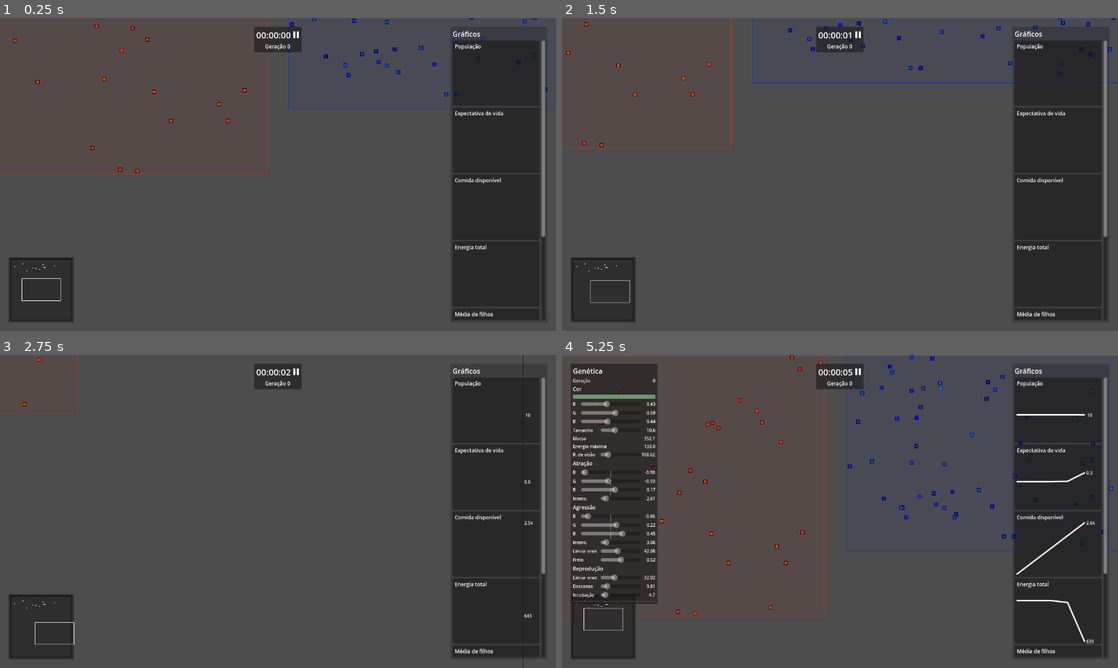
Above: before the commit, frames 1-4 (two rows, left to right).
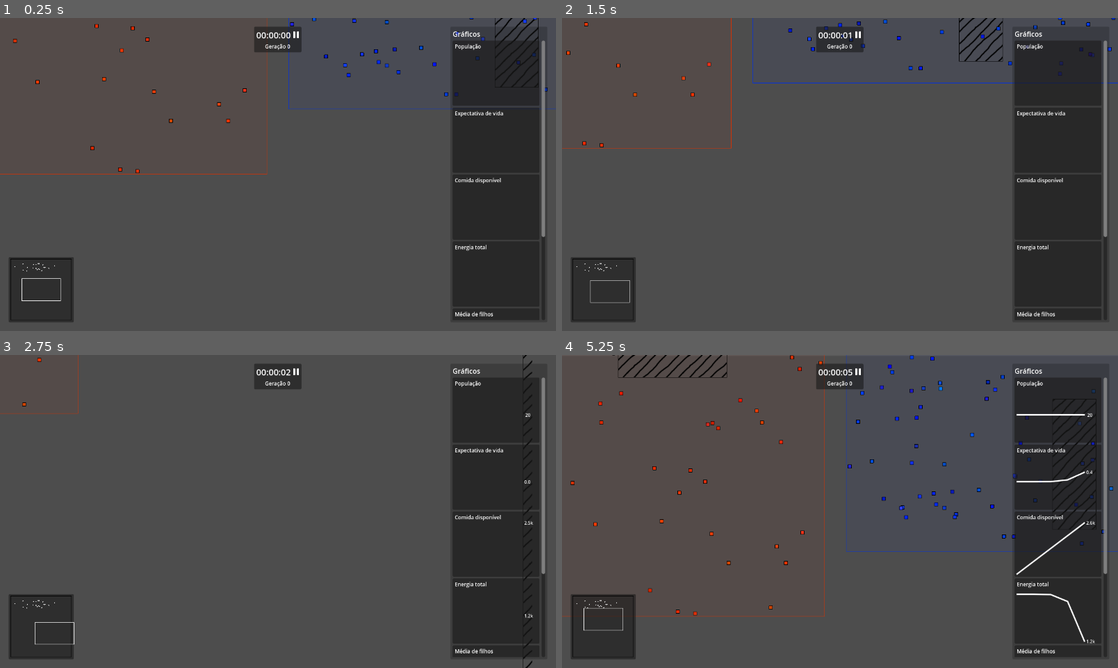
Above: after the commit, the same moments.

Repository: rodrigo-borges/attract-repel
Game: Godot game, scene res://world/world.tscn
Same seed, same stepped clock (60 frames per second), same inputs: the game is played once before the commit and once after it. The project has no main scene, so this scene is started directly.
Inputs (mouse positions are in pixels of both pictures, inside the frame that each line leads up to):
- Up to frame 1 (0.25 s): no input
- Up to frame 2 (1.5 s): tap Enter at 0.5 s; move the mouse to (962, 158) at 0.52 s; hold D (right) 0.53-1.28 s; hold F (follow) 0.53-1.28 s; move the mouse to (728, 190) at 1.27 s; hold S (down) from 1.28 s (still down); click (728, 190) at 1.35 s
- Up to frame 3 (2.75 s): move the mouse to (333, 442) at 2.02 s; release S (down) at 2.03 s; hold D (right) from 2.03 s (still down); hold Middle mouse button (middle_click) from 2.03 s (still down)
- Up to frame 4 (5.25 s): move the mouse to (812, 574) at 2.77 s; release D (right) at 2.78 s; release Middle mouse button (middle_click) at 2.78 s; hold W (up) 2.78-3.53 s; tap Mouse wheel up (zoom_in) at 2.85 s; move the mouse to (1006, 558) at 3.52 s; hold Mouse wheel down (zoom_out) 3.53-4.28 s; hold A (left) 3.53-5.03 s; move the mouse to (673, 464) at 4.27 s; tap F (follow) at 4.35 s; move the mouse to (623, 376) at 5.02 s; press the mouse at (623, 376) at 5.03 s; hold S (down) from 5.03 s (still down)

The runs differ from the first frame. In frame 1, 0.1% of the frame differs, in the area x 4-97%, y 0-81%; in frame 2, 0.3%; in frame 3, less than 0.1%; in frame 4, 12%, in the area x 1-97%, y 0-93%.

Commit message:
Adiciona obstáculos e os aplica às bordas do mundo

Diff:
--- a/colored_ray/colored_ray.tscn
+++ b/colored_ray/colored_ray.tscn
@@ -27,7 +27,7 @@
 }
 
 [node name="ColoredRay" type="RayCast2D"]
-target_position = Vector2(1000, 0)
+target_position = Vector2(0, 0)
 script = ExtResource("1_1d2ks")
 width = 16.0
 metadata/_custom_type_script = "uid://cj11d28ipdcbw"
--- a/creature/creature_vessel.gd
+++ b/creature/creature_vessel.gd
@@ -16,7 +16,7 @@
 static var FORCE_LINE_CAP:float = 50.
 
 static var coll_layer:int = 0b0001
-static var coll_mask:int = 0b0010
+static var coll_mask:int = 0b0110
 static var sense_mask:int = 0b0011
 
 var data:CreatureData
@@ -144,14 +144,6 @@
 	brake_force = -velocity * delta * brake * mass
 	total_force = attraction_force + brake_force
 	velocity += total_force / data.mass
-	if global_position.x - size_radius < 0.: #World.area.position.x:
-		velocity.x = abs(velocity.x)
-	elif global_position.x + size_radius > 2000.: #World.area.end.x:
-		velocity.x = -abs(velocity.x)
-	if global_position.y - size_radius < 0: #World.area.position.y:
-		velocity.y = abs(velocity.y)
-	elif global_position.y +size_radius > 2000.: #World.area.end.y:
-		velocity.y = -abs(velocity.y)
 
 	var aggr_target:CreatureVessel = null
 	var max_aggr:float = 0.
@@ -182,7 +174,7 @@
 			energy = minf(data.max_energy, energy)
 			food.consume()
 		else:
-			print("colliding with %s" % collision.get_collider())
+			velocity = velocity.bounce(collision.get_normal())
 
 func _draw() -> void:
 	if draw_sense_radius:
@@ -191,7 +183,7 @@
 	draw_circle(Vector2.ZERO, self.size_radius, Color.BLACK, false)
 
 func enter_incubation() -> void:
-	self.set_collision_layer(0b0100)
+	self.set_collision_layer(0b1000)
 	self.set_collision_mask(0b0000)
 	sense_area.set_collision_mask(0b0000)
 	blink_tween = create_tween().set_loops()
--- /dev/null
+++ b/obstacle/obstacle.gd
@@ -0,0 +1,31 @@
+extends StaticBody2D
+class_name Obstacle
+
+const scene_path:String = "res://obstacle/obstacle.tscn"
+
+@export var data:ObstacleData:
+    set(value): data = value; update()
+@onready var shape:CollisionShape2D = find_child("Shape")
+
+
+func _ready() -> void:
+    shape.set_shape(RectangleShape2D.new())
+    update()
+
+func _draw() -> void:
+    if data != null:
+        var rect:Rect2 = Rect2(data.area)
+        rect.position = -data.area.size/2.
+        draw_rect(rect, Color.BLACK, false)
+        draw_texture_rect(data.texture, rect, true, Color.BLACK)
+
+func update() -> void:
+    if data != null and shape != null:
+        shape.shape.set_size(data.area.size)
+        set_position(data.area.position + data.area.size/2.)
+        queue_redraw()
+
+static func create(_data:ObstacleData) -> Obstacle:
+    var obstacle:Obstacle = load(scene_path).instantiate()
+    obstacle.data = _data
+    return obstacle
--- /dev/null
+++ b/obstacle/obstacle.tscn
@@ -0,0 +1,11 @@
+[gd_scene load_steps=2 format=3 uid="uid://c8whfelcf5ii3"]
+
+[ext_resource type="Script" uid="uid://dgpbyghvnvxc2" path="res://obstacle/obstacle.gd" id="1_utmkd"]
+
+[node name="Obstacle" type="StaticBody2D"]
+collision_layer = 4
+collision_mask = 0
+script = ExtResource("1_utmkd")
+metadata/_custom_type_script = "uid://dgpbyghvnvxc2"
+
+[node name="Shape" type="CollisionShape2D" parent="."]
--- /dev/null
+++ b/obstacle/obstacle_data.gd
@@ -0,0 +1,12 @@
+extends Resource
+class_name ObstacleData
+
+@export var area:Rect2
+@export var texture:Texture2D
+
+
+static func create(_area:Rect2, _texture:Texture2D) -> ObstacleData:
+    var obstacle = ObstacleData.new()
+    obstacle.area = _area
+    obstacle.texture = _texture
+    return obstacle
--- a/project.godot
+++ b/project.godot
@@ -85,3 +85,9 @@
 "events": [Object(InputEventKey,"resource_local_to_scene":false,"resource_name":"","device":-1,"window_id":0,"alt_press …(192 unchanged characters)…
 ]
 }
+
+[layer_names]
+
+2d_physics/layer_1="creature"
+2d_physics/layer_2="food"
+2d_physics/layer_3="wall"
--- a/world/world.gd
+++ b/world/world.gd
@@ -6,7 +6,9 @@
 var foods:Array[Food]
 var creature_spawners:Array[CreatureSpawner]
 var food_spawners:Array[FoodSpawner]
-
+var obstacles:Array[Obstacle]
+
+@onready var boundaries:StaticBody2D = find_child("Boundaries")
 @onready var camera:WorldCamera = $WorldCamera
 @onready var mini_map:MiniMap = find_child("MiniMap")
 
@@ -57,6 +59,16 @@
 		food_spawners.append(spawner)
 	call_deferred("spawn_initial_food")
 
+	for obs in data.obstacles:
+		var obstacle = Obstacle.create(obs)
+		add_child(obstacle)
+		obstacles.append(obstacle)
+
+	create_world_boundary(Vector2.DOWN, data.area.position.y)
+	create_world_boundary(Vector2.UP, -data.area.end.y)
+	create_world_boundary(Vector2.LEFT, -data.area.end.x)
+	create_world_boundary(Vector2.RIGHT, data.area.position.x)
+
 	track_timer = Timer.new()
 	add_child(track_timer)
 	track_timer.timeout.connect(update_counters)
@@ -93,6 +105,22 @@
 
 func _draw() -> void:
 	draw_rect(data.area, Color.BLACK, false)
+	if data.boundary_texture != null:
+		var w:float = data.boundary_width
+		var v_size:Vector2 = Vector2(w, data.area.size.y)
+		var h_size:Vector2 = Vector2(data.area.size.x, w)
+		draw_texture_rect(data.boundary_texture, Rect2(data.area.position-Vector2(0.,w), h_size), true, Color.BLACK)
+		draw_texture_rect(data.boundary_texture, Rect2(data.area.position+Vector2(0.,data.area.size.y), h_size), true, Color.BLACK)
+		draw_texture_rect(data.boundary_texture, Rect2(data.area.position+Vector2(data.area.size.x,0.), v_size), true, Color.BLACK)
+		draw_texture_rect(data.boundary_texture, Rect2(data.area.position-Vector2(w,0.), v_size), true, Color.BLACK)
+
+func create_world_boundary(normal:Vector2, distance:float) -> void:
+	var shape_node = CollisionShape2D.new()
+	boundaries.add_child(shape_node)
+	var shape = WorldBoundaryShape2D.new()
+	shape.set_normal(normal)
+	shape.set_distance(distance)
+	shape_node.set_shape(shape)
 
 func spawn_initial_food() -> void:
 	for s in food_spawners:
--- a/world/world.tscn
+++ b/world/world.tscn
@@ -7,15 +7,17 @@
 [ext_resource type="Script" uid="uid://cw68nqiabeqjr" path="res://creature/creature_highlight.gd" id="3_b14dp"]
 [ext_resource type="Script" uid="uid://dd3bvba3uik6e" path="res://food_spawner/food_spawner_data.gd" id="3_mad0u"]
 [ext_resource type="PackedScene" uid="uid://bh6bll2w5jv5g" path="res://world/hud/clock/clock.tscn" id="4_46fr4"]
+[ext_resource type="Script" uid="uid://bmn80wmho4wsq" path="res://obstacle/obstacle_data.gd" id="4_mad0u"]
 [ext_resource type="Script" uid="uid://ddhs3u0gu31t2" path="res://world/world_data.gd" id="4_ocfjn"]
 [ext_resource type="PackedScene" uid="uid://beirk0bt486wl" path="res://line_chart/line_chart.tscn" id="4_qumfv"]
+[ext_resource type="Texture2D" uid="uid://33r1i1onh2nf" path="res://obstacle/obstacle_texture.png" id="5_ocfjn"]
 [ext_resource type="PackedScene" uid="uid://y4xw1cr1uk76" path="res://creature_card/creature_card.tscn" id="6_sit8l"]
 [ext_resource type="PackedScene" uid="uid://4ucbadkjd5g2" path="res://family_tree/family_tree.tscn" id="8_ugd32"]
 
 [sub_resource type="Resource" id="Resource_ov2xu"]
 script = ExtResource("2_ov2xu")
 area = Rect2(100, 100, 1800, 300)
-amount = 10
+amount = 20
 color_mean = Color(0.485703, 0.485704, 0.485703, 1)
 color_std = 0.1
 size_radius_mean = 10.0
@@ -62,12 +64,27 @@
 decay_time = 60.0
 metadata/_custom_type_script = "uid://dd3bvba3uik6e"
 
+[sub_resource type="Resource" id="Resource_b2suy"]
+script = ExtResource("4_mad0u")
+area = Rect2(1500, 500, 100, 300)
+texture = ExtResource("5_ocfjn")
+metadata/_custom_type_script = "uid://bmn80wmho4wsq"
+
+[sub_resource type="Resource" id="Resource_h8lre"]
+script = ExtResource("4_mad0u")
+area = Rect2(500, 200, 250, 250)
+texture = ExtResource("5_ocfjn")
+metadata/_custom_type_script = "uid://bmn80wmho4wsq"
+
 [sub_resource type="Resource" id="Resource_dqqhb"]
 script = ExtResource("4_ocfjn")
 area = Rect2(0, 0, 2000, 2000)
+boundary_texture = ExtResource("5_ocfjn")
+boundary_width = 20.0
+initial_food_spawn_time = 60
 creature_spawners = Array[ExtResource("2_ov2xu")]([SubResource("Resource_ov2xu")])
 food_spawners = Array[ExtResource("3_mad0u")]([SubResource("Resource_mad0u"), SubResource("Resource_ocfjn")])
-initial_food_spawn_time = 60
+obstacles = Array[ExtResource("4_mad0u")]([SubResource("Resource_b2suy"), SubResource("Resource_h8lre")])
 metadata/_custom_type_script = "uid://ddhs3u0gu31t2"
 
 [node name="World" type="Node2D"]
@@ -85,6 +102,10 @@
 [node name="SelectHighlight" type="Node2D" parent="."]
 script = ExtResource("3_b14dp")
 color = Color(1, 1, 1, 0.588235)
+
+[node name="Boundaries" type="StaticBody2D" parent="."]
+collision_layer = 4
+collision_mask = 0
 
 [node name="HUD" type="CanvasLayer" parent="."]
 process_mode = 3
--- a/world/world_data.gd
+++ b/world/world_data.gd
@@ -2,6 +2,9 @@
 class_name WorldData
 
 @export var area:Rect2
+@export var boundary_texture:Texture2D
+@export var boundary_width:float
+@export var initial_food_spawn_time:int
 @export var creature_spawners:Array[CreatureSpawnerData]
 @export var food_spawners:Array[FoodSpawnerData]
-@export var initial_food_spawn_time:int
+@export var obstacles:Array[ObstacleData]
Not shown, added: obstacle/obstacle.gd.uid
Not shown, added: obstacle/obstacle_data.gd.uid
Binary file added: obstacle/obstacle_texture.png
Not shown, added: obstacle/obstacle_texture.png.import
Not shown: 1 places in world/world.tscn that only renumber resources
Not shown, changed: README.md
Not shown, added: obstacle/obstacle_texture.png~
